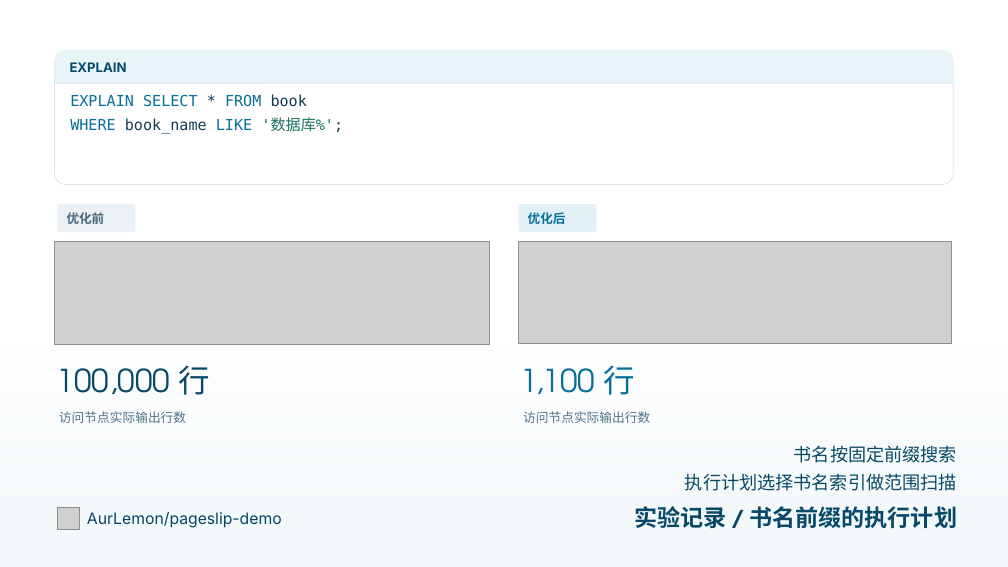
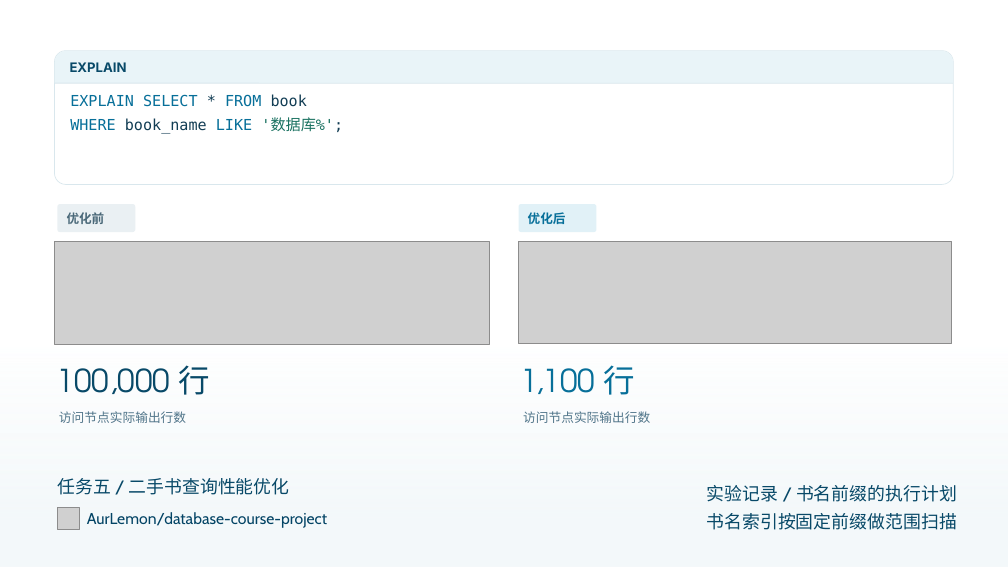
Before and after one commit to AurLemon/pageslip-demo, a slide deck: slide 15 of presentations/task-5-query-optimization.pptx. Drawn at 1008x567 pixels with LibreOffice and Linux fonts; fonts in the diff are those of the drawing; grey boxes stand for pictures. Boxes give left, top, right and bottom in pixels: in the first picture for what was removed or moved away, otherwise in the second. Text is boxed around its words. In the diff, an @@ line names an element or a change of style, - is before the commit and + after.

```diff
--- a/presentations/task-5-query-optimization.pptx
+++ b/presentations/task-5-query-optimization.pptx
@@ text removed at [794,445,957,463] @@
-书名按固定前缀搜索
@@ text added at [57,478,290,495], 17 pt, text #084968 @@
+任务五 / 二手书查询性能优化
@@ text "实验记录 / 书名前缀的执行计划": place and size @@
-text "实验记录 / 书名前缀的执行计划" at [634,506,958,528]
+text "实验记录 / 书名前缀的执行计划" at [707,485,957,502]
@@ text "实验记录 / 书名前缀的执行计划" at [707,485,957,502]: size 22 to 17 pt, bold off @@
@@ text at [87,512,327,528]: text changed; font Inter to Cabin @@
-AurLemon/pageslip-demo
+AurLemon/database-course-project
@@ text at [707,513,957,530]: text changed; size 17.3 to 17 pt @@
-执行计划选择书名索引做范围扫描
+书名索引按固定前缀做范围扫描
```
Also in this commit, not shown: 17 other slides changed, 2 other files.
